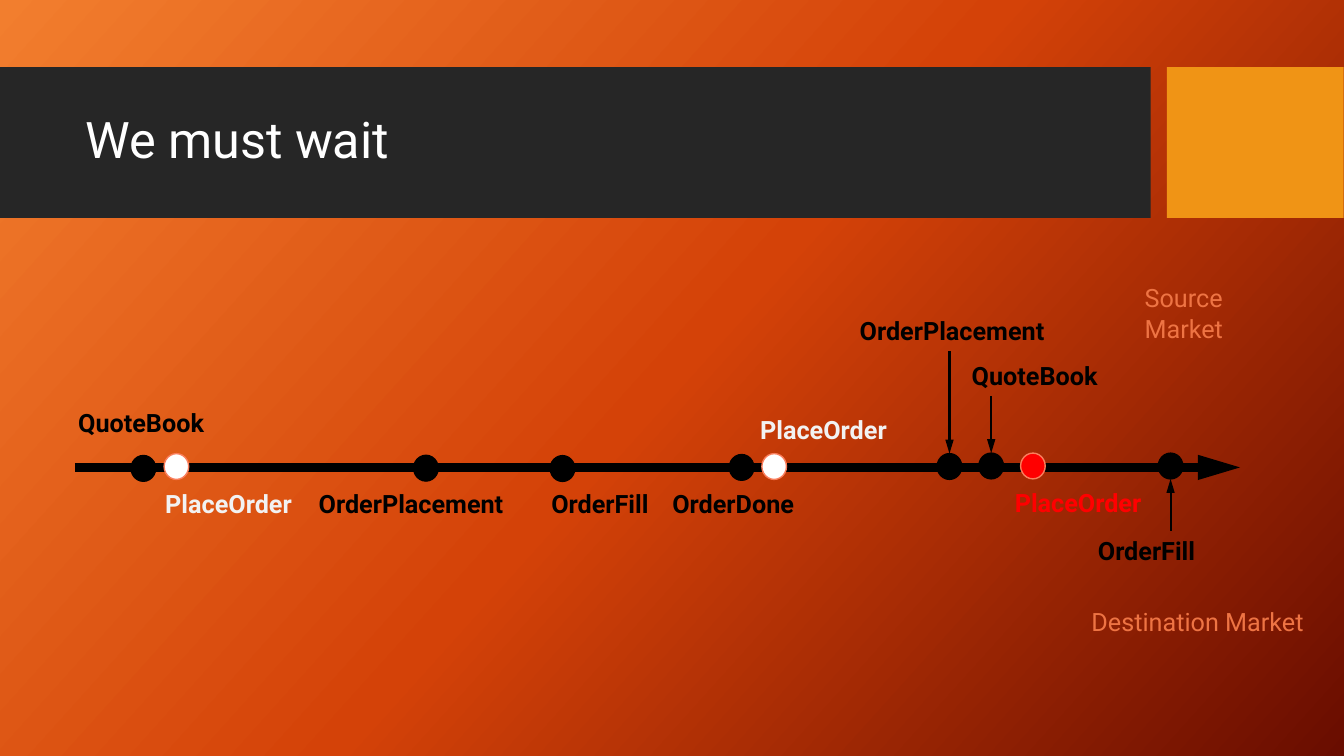
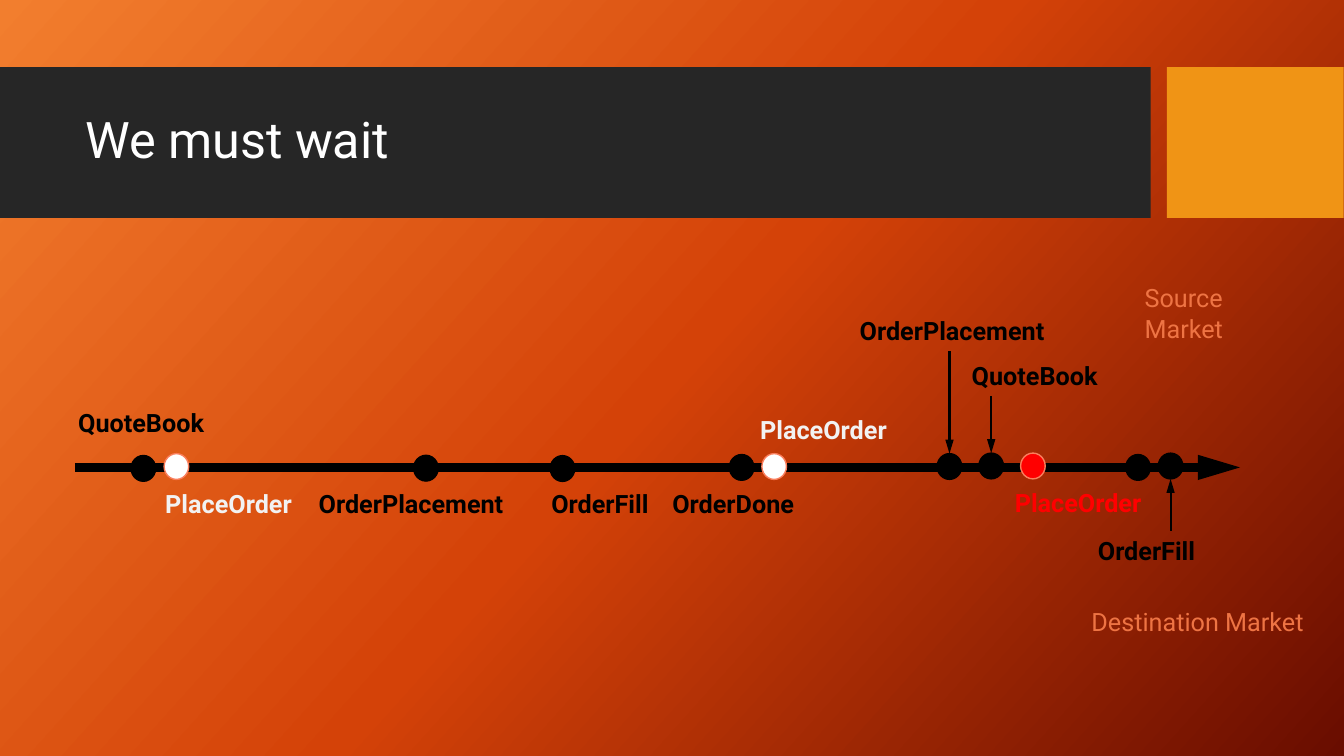
Before and after one commit to dimitri-xyz/frtrader, a slide deck: slide 26 of doc/mirroring-strategy-2.pptx. Drawn at 1344x756 pixels with LibreOffice and Linux fonts; fonts in the diff are those of the drawing; background and template pictures are left out. Boxes give left, top, right and bottom in pixels: in the first picture for what was removed or moved away, otherwise in the second. Text is boxed around its words. In the diff, an @@ line names an element or a change of style, - is before the commit and + after.

```diff
--- a/doc/mirroring-strategy-2.pptx
+++ b/doc/mirroring-strategy-2.pptx
@@ ellipse added at <box>1126,455,1150,481</box>, fill #000000, outline #000000 1 pt @@
```
Also in this commit, not shown: 3 other slides changed, 1 other file.
